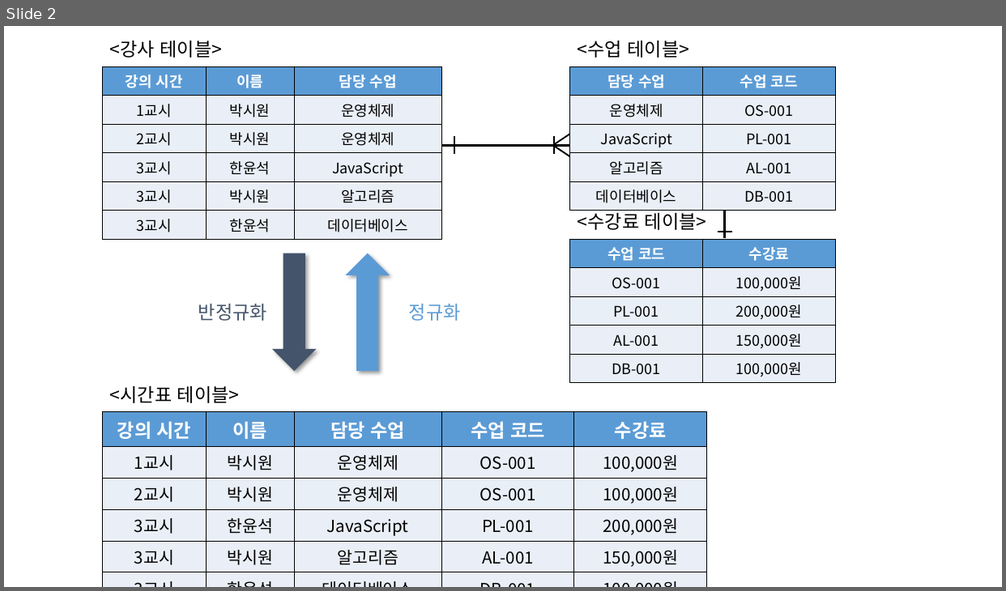
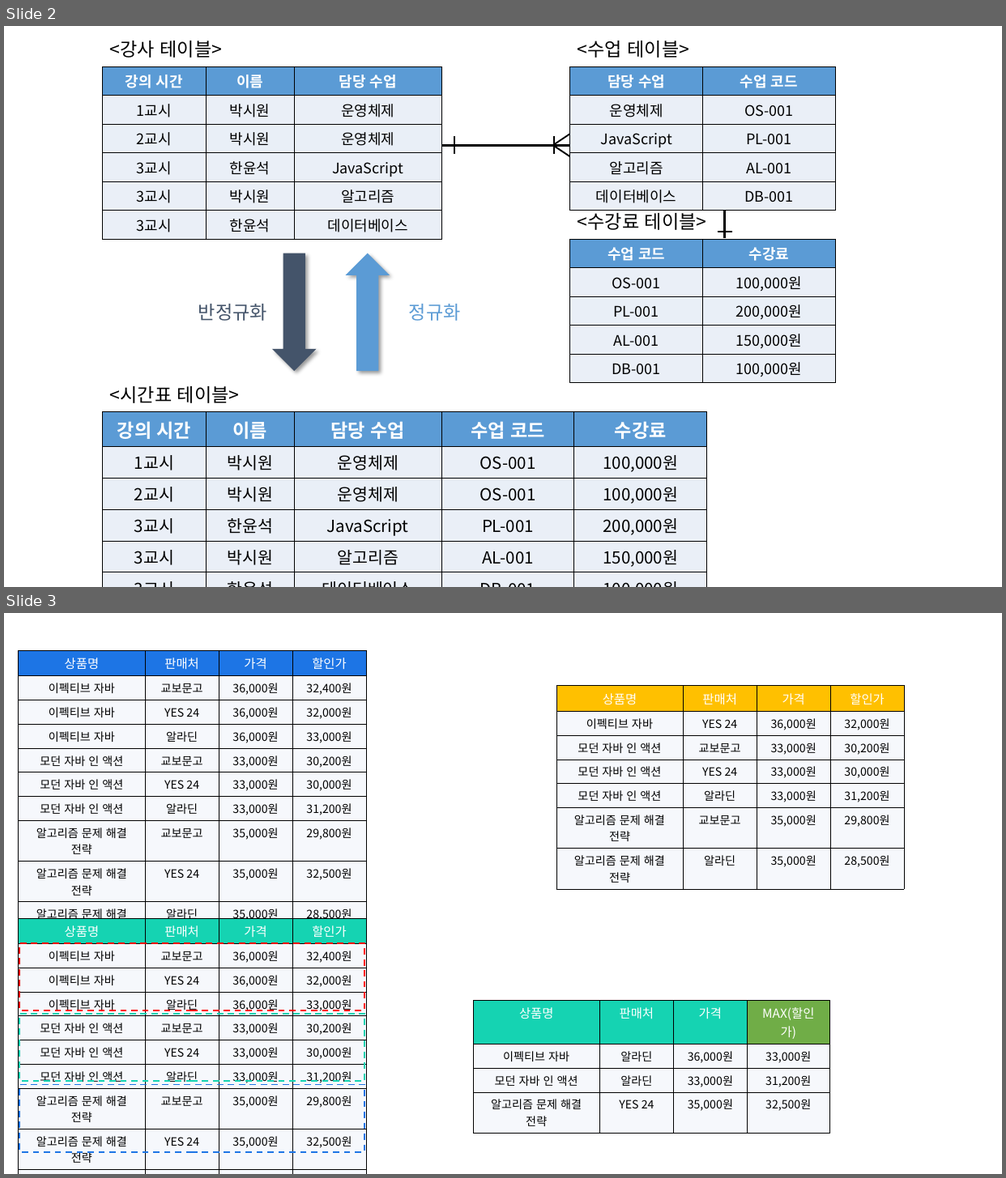
Before and after one commit to siwon-park/BackEnd-Study, a slide deck: PPT_Image.pptx. Shown one above the other, each under a label of ours: slide 2 before the commit, slides 2 and 3 after it. The pictures are 1006x591 and 1006x1178 pixels, drawn with LibreOffice and Linux fonts; fonts in the diff are those of the drawing. Boxes give left, top, right and bottom in pixels: in the first picture for what was removed or moved away, otherwise in the second. Text is boxed around its words. In the diff, an @@ line names an element or a change of style, - is before the commit and + after.

```diff
--- a/PPT_Image.pptx
+++ b/PPT_Image.pptx
@@ slide 3 added at <box>4,613,1002,1174</box>, background #FFFFFF @@
@@ table added at <box>19,650,364,940</box>, 10 rows, 4 columns @@
+상품명 | 판매처 | 가격 | 할인가
+이펙티브 자바 | 교보문고 | 36,000원 | 32,400원
+이펙티브 자바 | YES 24 | 36,000원 | 32,000원
+이펙티브 자바 | 알라딘 | 36,000원 | 33,000원
+모던 자바 인 액션 | 교보문고 | 33,000원 | 30,200원
+모던 자바 인 액션 | YES 24 | 33,000원 | 30,000원
+모던 자바 인 액션 | 알라딘 | 33,000원 | 31,200원
+알고리즘 문제 해결 전략 | 교보문고 | 35,000원 | 29,800원
+알고리즘 문제 해결 전략 | YES 24 | 35,000원 | 32,500원
+알고리즘 문제 해결 전략 | 알라딘 | 35,000원 | 28,500원
@@ table added at <box>556,686,903,886</box>, 7 rows, 4 columns @@
+상품명 | 판매처 | 가격 | 할인가
+이펙티브 자바 | YES 24 | 36,000원 | 32,000원
+모던 자바 인 액션 | 교보문고 | 33,000원 | 30,200원
+모던 자바 인 액션 | YES 24 | 33,000원 | 30,000원
+모던 자바 인 액션 | 알라딘 | 33,000원 | 31,200원
+알고리즘 문제 해결 전략 | 교보문고 | 35,000원 | 29,800원
+알고리즘 문제 해결 전략 | 알라딘 | 35,000원 | 28,500원
@@ table added at <box>19,918,364,1166</box>, 10 rows, 4 columns @@
+상품명 | 판매처 | 가격 | 할인가
+이펙티브 자바 | 교보문고 | 36,000원 | 32,400원
+이펙티브 자바 | YES 24 | 36,000원 | 32,000원
+이펙티브 자바 | 알라딘 | 36,000원 | 33,000원
+모던 자바 인 액션 | 교보문고 | 33,000원 | 30,200원
+모던 자바 인 액션 | YES 24 | 33,000원 | 30,000원
+모던 자바 인 액션 | 알라딘 | 33,000원 | 31,200원
+알고리즘 문제 해결 전략 | 교보문고 | 35,000원 | 29,800원
+알고리즘 문제 해결 전략 | YES 24 | 35,000원 | 32,500원
+알고리즘 문제 해결 전략 | 알라딘 | 35,000원 | 28,500원
@@ rectangle added at <box>19,943,364,1012</box>, outline #FF0000 1.5 pt dashed @@
@@ table added at <box>473,1001,829,1130</box>, 4 rows, 4 columns @@
+상품명 | 판매처 | 가격 | MAX(할인가)
+이펙티브 자바 | 알라딘 | 36,000원 | 33,000원
+모던 자바 인 액션 | 알라딘 | 33,000원 | 31,200원
+알고리즘 문제 해결 전략 | YES 24 | 35,000원 | 32,500원
@@ rectangle added at <box>19,1013,364,1082</box>, outline #15D3B2 1.5 pt dashed @@
@@ rectangle added at <box>19,1084,364,1152</box>, outline #1D75E5 1.5 pt dashed @@
```
Also in this commit, not shown: 1 other file.
